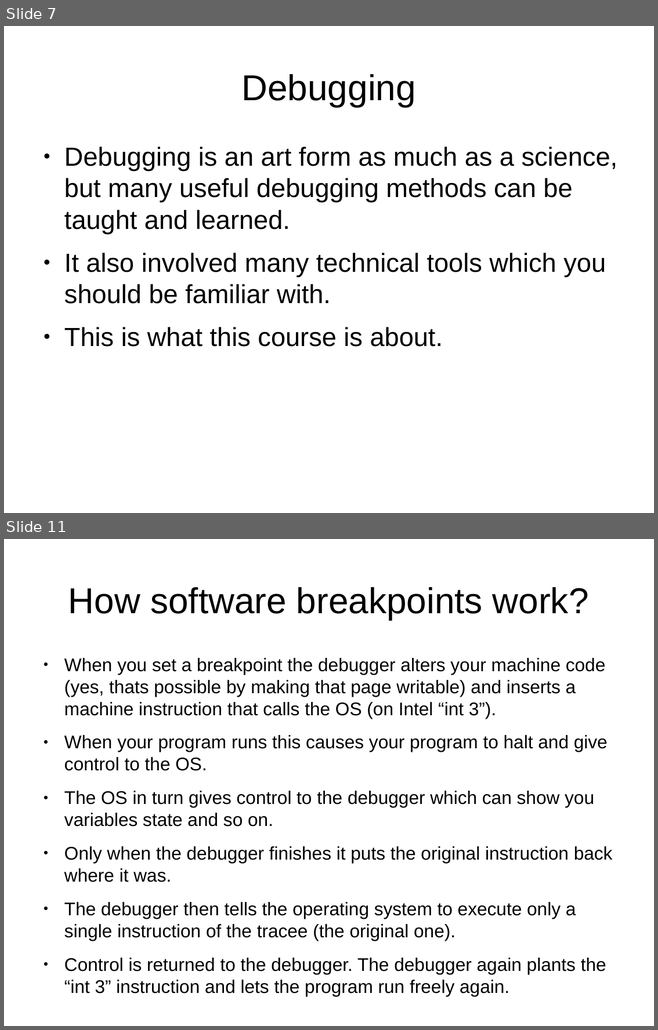
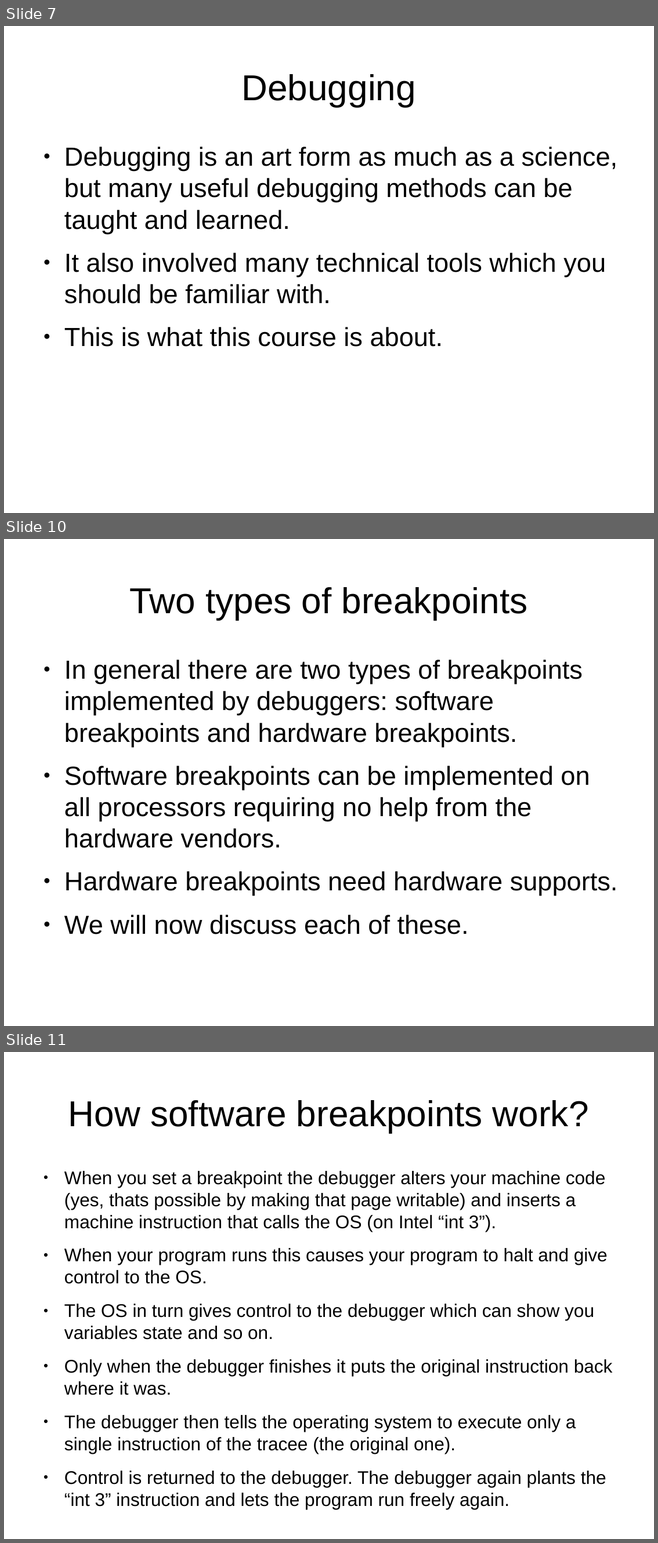
Before and after one commit to kalmuthu/slides, a slide deck: odp/linux/debugging.odp. Shown one above the other, each under a label of ours: slides 7 and 11 before the commit, slides 7, 10 and 11 after it; the slides between them are not shown. The pictures are 658x1030 and 658x1543 pixels, drawn with LibreOffice and Linux fonts; fonts in the diff are those of the drawing. Boxes give left, top, right and bottom in pixels: in the first picture for what was removed or moved away, otherwise in the second. Text is boxed around its words. In the diff, an @@ line names an element or a change of style, - is before the commit and + after.

```diff
--- a/odp/linux/debugging.odp
+++ b/odp/linux/debugging.odp
@@ slide 10 added at [4,539,654,1026], background #FFFFFF @@
@@ title added at [129,587,528,620], 44 pt, text #000000 @@
+Two types of breakpoints
@@ text added at [64,660,618,935], 32 pt, text #000000 @@
+● In general there are two types of breakpoints implemented by debuggers: software breakpoints and hardware breakpoints.
+● Software breakpoints can be implemented on all processors requiring no help from the hardware vendors.
+● Hardware breakpoints need hardware supports.
+● We will now discuss each of these.
```
Also in this commit, not shown: 3 slides changed, 5 other slides added.
